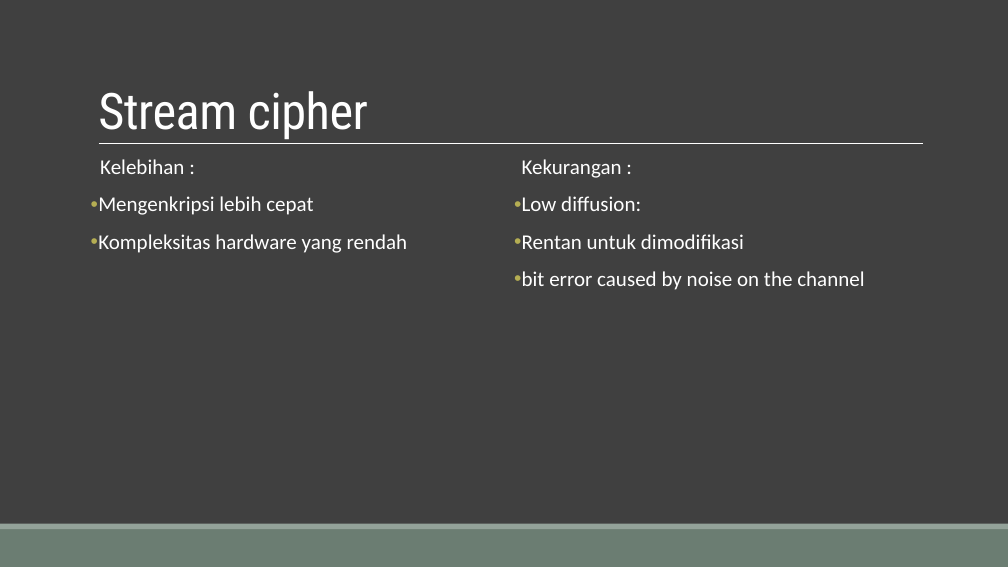
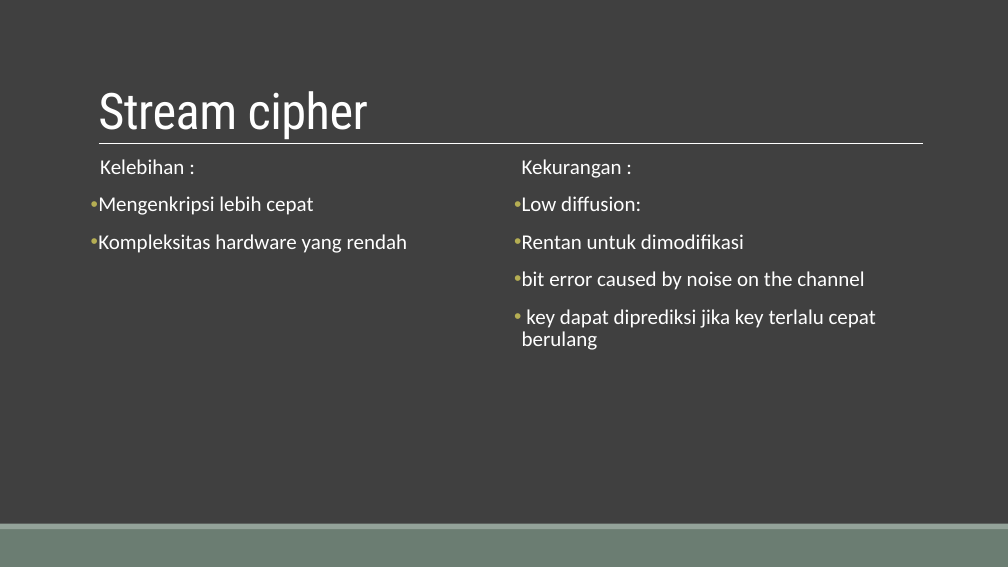
Before and after one commit to Tugas-KIJ/KIJ, a slide deck: slide 4 of docs/algoritma.pptx. Drawn at 1008x567 pixels with LibreOffice and Linux fonts; fonts in the diff are those of the drawing. Boxes give left, top, right and bottom in pixels: in the first picture for what was removed or moved away, otherwise in the second. Text is boxed around its words. In the diff, an @@ line names an element or a change of style, - is before the commit and + after.

```diff
--- a/docs/algoritma.pptx
+++ b/docs/algoritma.pptx
@@ text at [522, 309, 876, 350]: paragraph added @@
+• key dapat diprediksi jika key terlalu cepat berulang
```
Also in this commit, not shown: 2 other slides changed, 1 slide added, 1 slide removed, 1 other file.
